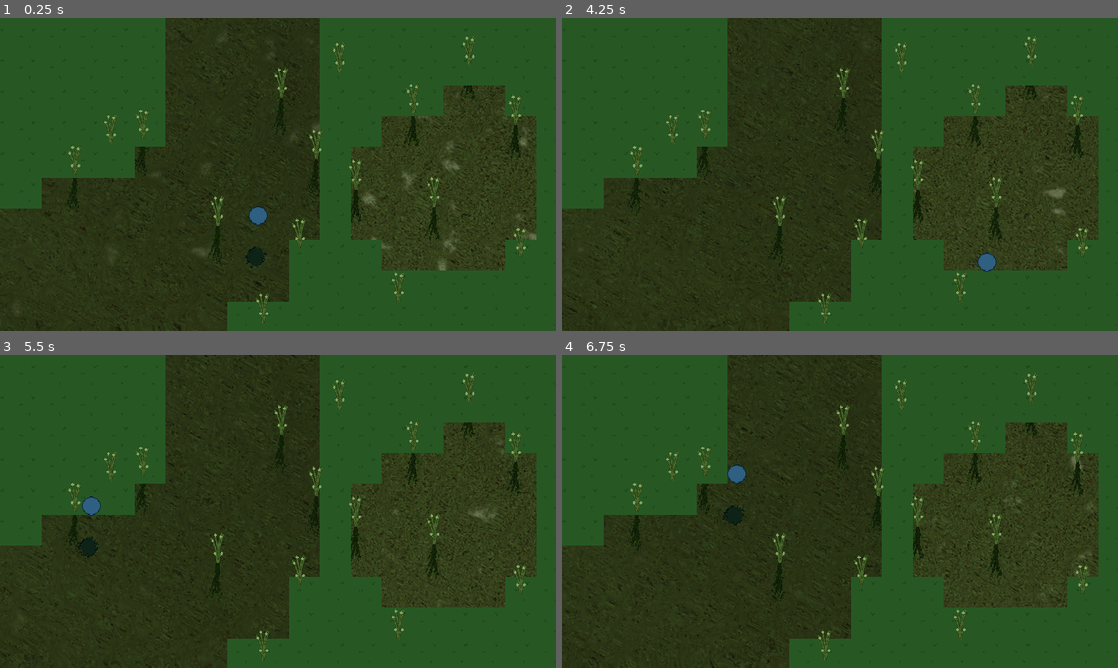
Above: before the commit, frames 1-4 (two rows, left to right).
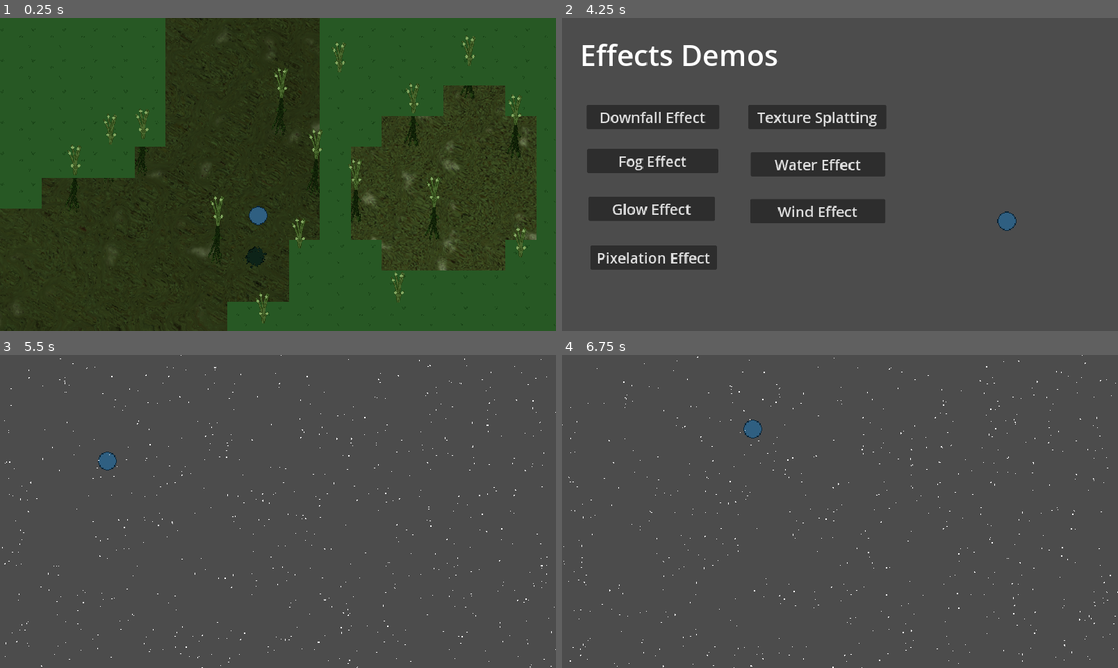
Above: after the commit, the same moments.

Repository: Cycrus/Godot-Special-Effects
Game: Godot game, scene res://water_effect/water_shading_scene.tscn
Two runs of this game, one before a commit and one after it. Both use one fixed random seed, a clock stepped at 60 frames per second and the inputs below. Before the commit the project has no main scene; this scene is started directly in both runs.
Inputs (mouse positions are in pixels of both pictures, inside the frame that each line leads up to):
- Up to frame 1 (0.25 s): no input
- Up to frame 2 (4.25 s): tap Enter at 0.5 s; move the mouse to (962, 158) at 0.52 s; move the mouse to (728, 190) at 1.27 s; move the mouse to (895, 105) at 2.02 s; move the mouse to (812, 237) at 2.77 s; move the mouse to (1006, 221) at 3.52 s; tap Escape at 4.15 s
- Up to frame 3 (5.5 s): click (88, 455) at 4.25 s, where only the run after the commit has a clickable "Downfall Effect"; move the mouse to (111, 464) at 5.02 s
- Up to frame 4 (6.75 s): move the mouse to (867, 511) at 5.77 s; move the mouse to (756, 433) at 6.52 s

The runs differ from the first frame. In frame 2, 96% of the frame differs, in the area x 0-100%, y 0-100%; in frame 3, 100%; in frame 4, 100%.

Commit message:
feat: Added main menu for effect selection. Also added mouse controlled player to every scene.

Diff:
--- a/downfall_effect/downfall_scene.tscn
+++ b/downfall_effect/downfall_scene.tscn
@@ -1,7 +1,8 @@
-[gd_scene load_steps=5 format=3 uid="uid://bpsk5ltje1qsq"]
+[gd_scene load_steps=6 format=3 uid="uid://bpsk5ltje1qsq"]
 
 [ext_resource type="PackedScene" uid="uid://cuduy3mvwor6x" path="res://downfall_effect/downfall_controller/downfall_overlay.tscn" id="1_74jot"]
 [ext_resource type="Texture2D" uid="uid://chsdcsnyviqfo" path="res://downfall_effect/example_resources/snowflake.png" id="2_nkyhg"]
+[ext_resource type="PackedScene" uid="uid://b72whg3ckcjsc" path="res://effect_selection/global_resources/player.tscn" id="3_2ddt4"]
 
 [sub_resource type="ParticleProcessMaterial" id="ParticleProcessMaterial_d2pqp"]
 particle_flag_disable_z = true
@@ -41,8 +42,9 @@
 [node name="Camera2D" type="Camera2D" parent="."]
 position = Vector2(584, 332)
 
+[node name="Player" parent="." instance=ExtResource("3_2ddt4")]
+
 [node name="Rain" parent="." instance=ExtResource("1_74jot")]
-visible = false
 position = Vector2(564, -44)
 particle_material = SubResource("ParticleProcessMaterial_d2pqp")
 width = 800.0
--- /dev/null
+++ b/effect_selection/effect_selection.gd
@@ -0,0 +1,28 @@
+extends Node2D
+
+func _on_downfall_pressed() -> void:
+	get_tree().change_scene_to_file("res://downfall_effect/downfall_scene.tscn")
+
+
+func _on_fog_pressed() -> void:
+	get_tree().change_scene_to_file("res://fog_effect/fog_scene.tscn")
+
+
+func _on_glow_pressed() -> void:
+	get_tree().change_scene_to_file("res://glow_effect/glow_scene.tscn")
+
+
+func _on_pixellation_pressed() -> void:
+	get_tree().change_scene_to_file("res://pixelation_effect/pixelation_shader_scene.tscn")
+
+
+func _on_texture_splatting_pressed() -> void:
+	get_tree().change_scene_to_file("res://texture_splatting_effect/texture_splatting_scene.tscn")
+
+
+func _on_water_pressed() -> void:
+	get_tree().change_scene_to_file("res://water_effect/water_shading_scene.tscn")
+
+
+func _on_wind_pressed() -> void:
+	get_tree().change_scene_to_file("res://wind_effect/wind_scene.tscn")
--- /dev/null
+++ b/effect_selection/effect_selection.tscn
@@ -0,0 +1,86 @@
+[gd_scene load_steps=3 format=3 uid="uid://cg8bvxp6ju6vt"]
+
+[ext_resource type="Script" path="res://effect_selection/effect_selection.gd" id="1_ebc3k"]
+[ext_resource type="PackedScene" uid="uid://b72whg3ckcjsc" path="res://effect_selection/global_resources/player.tscn" id="2_7ru2u"]
+
+[node name="EffectSelection" type="Node2D"]
+script = ExtResource("1_ebc3k")
+
+[node name="Camera2D" type="Camera2D" parent="."]
+position = Vector2(582, 335)
+
+[node name="CanvasLayer" type="CanvasLayer" parent="."]
+
+[node name="Label" type="Label" parent="CanvasLayer"]
+offset_left = 37.0
+offset_top = 35.0
+offset_right = 479.0
+offset_bottom = 121.0
+theme_override_font_sizes/font_size = 60
+text = "Effects Demos"
+
+[node name="Downfall" type="Button" parent="CanvasLayer"]
+offset_left = 51.0
+offset_top = 180.0
+offset_right = 326.0
+offset_bottom = 230.0
+theme_override_font_sizes/font_size = 30
+text = "Downfall Effect"
+
+[node name="Fog" type="Button" parent="CanvasLayer"]
+offset_left = 52.0
+offset_top = 271.0
+offset_right = 324.0
+offset_bottom = 321.0
+theme_override_font_sizes/font_size = 30
+text = "Fog Effect"
+
+[node name="Glow" type="Button" parent="CanvasLayer"]
+offset_left = 55.0
+offset_top = 370.0
+offset_right = 317.0
+offset_bottom = 420.0
+theme_override_font_sizes/font_size = 30
+text = "Glow Effect"
+
+[node name="Pixellation" type="Button" parent="CanvasLayer"]
+offset_left = 59.0
+offset_top = 471.0
+offset_right = 321.0
+offset_bottom = 521.0
+theme_override_font_sizes/font_size = 30
+text = "Pixelation Effect"
+
+[node name="Texture Splatting" type="Button" parent="CanvasLayer"]
+offset_left = 386.0
+offset_top = 180.0
+offset_right = 672.0
+offset_bottom = 230.0
+theme_override_font_sizes/font_size = 30
+text = "Texture Splatting"
+
+[node name="Water" type="Button" parent="CanvasLayer"]
+offset_left = 391.0
+offset_top = 278.0
+offset_right = 670.0
+offset_bottom = 328.0
+theme_override_font_sizes/font_size = 30
+text = "Water Effect"
+
+[node name="Wind" type="Button" parent="CanvasLayer"]
+offset_left = 390.0
+offset_top = 375.0
+offset_right = 670.0
+offset_bottom = 425.0
+theme_override_font_sizes/font_size = 30
+text = "Wind Effect"
+
+[node name="Player" parent="CanvasLayer" instance=ExtResource("2_7ru2u")]
+
+[connection signal="pressed" from="CanvasLayer/Downfall" to="." method="_on_downfall_pressed"]
+[connection signal="pressed" from="CanvasLayer/Fog" to="." method="_on_fog_pressed"]
+[connection signal="pressed" from="CanvasLayer/Glow" to="." method="_on_glow_pressed"]
+[connection signal="pressed" from="CanvasLayer/Pixellation" to="." method="_on_pixellation_pressed"]
+[connection signal="pressed" from="CanvasLayer/Texture Splatting" to="." method="_on_texture_splatting_pressed"]
+[connection signal="pressed" from="CanvasLayer/Water" to="." method="_on_water_pressed"]
+[connection signal="pressed" from="CanvasLayer/Wind" to="." method="_on_wind_pressed"]
--- /dev/null
+++ b/effect_selection/global_resources/global_button_input.gd
@@ -0,0 +1,15 @@
+extends Node2D
+
+var key_delay: float = 0.0
+
+func _input(event: InputEvent) -> void:
+	if event is InputEventKey and event.pressed and key_delay == 0.0:
+		if event.keycode == KEY_ESCAPE:
+			get_tree().change_scene_to_file("res://effect_selection/effect_selection.tscn")
+			key_delay = 3.0
+
+func _physics_process(delta: float) -> void:
+	if key_delay > 0.0:
+		key_delay -= delta
+	elif key_delay < 0.0:
+		key_delay = 0.0
--- /dev/null
+++ b/effect_selection/global_resources/global_button_input.tscn
@@ -0,0 +1,6 @@
+[gd_scene load_steps=2 format=3 uid="uid://b6qbhloquaep"]
+
+[ext_resource type="Script" path="res://effect_selection/global_resources/global_button_input.gd" id="1_x21yc"]
+
+[node name="GlobalButtonInput" type="Node2D"]
+script = ExtResource("1_x21yc")
--- a/wind_effect/example_resources/player.tscn
+++ b/effect_selection/global_resources/player.tscn
@@ -1,7 +1,7 @@
 [gd_scene load_steps=4 format=3 uid="uid://b72whg3ckcjsc"]
 
 [ext_resource type="Script" path="res://wind_effect/example_resources/player_behavior.gd" id="1_oxj2w"]
-[ext_resource type="Texture2D" uid="uid://dwam7c3y7tqf6" path="res://wind_effect/example_resources/player.png" id="2_bf0y5"]
+[ext_resource type="Texture2D" uid="uid://dwam7c3y7tqf6" path="res://effect_selection/global_resources/player.png" id="2_bf0y5"]
 
 [sub_resource type="RectangleShape2D" id="RectangleShape2D_35xmi"]
 size = Vector2(28, 14)
--- a/fog_effect/fog_scene.tscn
+++ b/fog_effect/fog_scene.tscn
@@ -1,6 +1,7 @@
-[gd_scene load_steps=7 format=3 uid="uid://bwv8g75gd1617"]
+[gd_scene load_steps=8 format=3 uid="uid://bwv8g75gd1617"]
 
 [ext_resource type="Shader" path="res://fog_effect/fog_shader/fog_shader.gdshader" id="2_4x2eq"]
+[ext_resource type="PackedScene" uid="uid://b72whg3ckcjsc" path="res://effect_selection/global_resources/player.tscn" id="2_75ufk"]
 
 [sub_resource type="FastNoiseLite" id="FastNoiseLite_t8qde"]
 
@@ -32,6 +33,8 @@
 [node name="Camera2D" type="Camera2D" parent="."]
 position = Vector2(584, 331)
 
+[node name="Player" parent="." instance=ExtResource("2_75ufk")]
+
 [node name="Fog" type="Sprite2D" parent="."]
 material = SubResource("ShaderMaterial_3mhin")
 position = Vector2(590.5, 327)
--- a/glow_effect/glow_scene.tscn
+++ b/glow_effect/glow_scene.tscn
@@ -1,7 +1,8 @@
-[gd_scene load_steps=4 format=3 uid="uid://b7u6ybrb8sbjo"]
+[gd_scene load_steps=5 format=3 uid="uid://b7u6ybrb8sbjo"]
 
 [ext_resource type="Texture2D" uid="uid://vjf0y2p8janw" path="res://glow_effect/example_resources/lighthouse.webp" id="1_2nbok"]
 [ext_resource type="Texture2D" uid="uid://c6xmnfpp8f02o" path="res://glow_effect/example_resources/light.webp" id="2_8kr2d"]
+[ext_resource type="PackedScene" uid="uid://b72whg3ckcjsc" path="res://effect_selection/global_resources/player.tscn" id="3_moj6e"]
 
 [sub_resource type="Environment" id="Environment_k4jl4"]
 background_mode = 3
@@ -46,3 +47,5 @@
 2. Create World Environment, set Background to Canvas and enable Glow.
 3. In the Sprite under Visibility set the Modulate raw color value to above 1.
 4. Modify the WorldEnvironment settings as needed."
+
+[node name="Player" parent="." instance=ExtResource("3_moj6e")]
--- a/pixelation_effect/pixelation_shader_scene.tscn
+++ b/pixelation_effect/pixelation_shader_scene.tscn
@@ -1,7 +1,8 @@
-[gd_scene load_steps=4 format=3 uid="uid://d6kkk1n2enuq"]
+[gd_scene load_steps=5 format=3 uid="uid://d6kkk1n2enuq"]
 
 [ext_resource type="Shader" path="res://pixelation_effect/pixelation_shader/pixelation_shader.gdshader" id="1_7vjry"]
 [ext_resource type="Texture2D" uid="uid://2lyo2v88b6lp" path="res://pixelation_effect/example_resources/skyline.jpg" id="2_alx87"]
+[ext_resource type="PackedScene" uid="uid://b72whg3ckcjsc" path="res://effect_selection/global_resources/player.tscn" id="3_q4ofg"]
 
 [sub_resource type="ShaderMaterial" id="ShaderMaterial_sec00"]
 shader = ExtResource("1_7vjry")
@@ -13,3 +14,5 @@
 material = SubResource("ShaderMaterial_sec00")
 position = Vector2(715, 254)
 texture = ExtResource("2_alx87")
+
+[node name="Player" parent="." instance=ExtResource("3_q4ofg")]
--- a/project.godot
+++ b/project.godot
@@ -11,7 +11,12 @@
 [application]
 
 config/name="EffectDemos"
+run/main_scene="res://effect_selection/effect_selection.tscn"
 config/features=PackedStringArray("4.3", "Forward Plus")
+
+[autoload]
+
+GlobalButtonInput="*res://effect_selection/global_resources/global_button_input.tscn"
 
 [display]
 
--- a/texture_splatting_effect/texture_splatting_scene.tscn
+++ b/texture_splatting_effect/texture_splatting_scene.tscn
@@ -1,10 +1,11 @@
-[gd_scene load_steps=7 format=3 uid="uid://bjtw7kr6fewoe"]
+[gd_scene load_steps=8 format=3 uid="uid://bjtw7kr6fewoe"]
 
 [ext_resource type="Shader" path="res://texture_splatting_effect/texture_splatting_shader/texture_splatting_shader.gdshader" id="1_wvh4e"]
 [ext_resource type="Texture2D" uid="uid://dlfxmegbknjjw" path="res://texture_splatting_effect/example_resources/texture_map.png" id="2_sf75s"]
 [ext_resource type="Texture2D" uid="uid://2shqoixmlmm3" path="res://texture_splatting_effect/example_resources/grass.png" id="3_h6suy"]
 [ext_resource type="Texture2D" uid="uid://yp5n41cyajda" path="res://texture_splatting_effect/example_resources/path.png" id="4_lhv6t"]
 [ext_resource type="Texture2D" uid="uid://d06ohidqdeiax" path="res://texture_splatting_effect/example_resources/water.png" id="5_ba8ye"]
+[ext_resource type="PackedScene" uid="uid://b72whg3ckcjsc" path="res://effect_selection/global_resources/player.tscn" id="6_ggdlt"]
 
 [sub_resource type="ShaderMaterial" id="ShaderMaterial_4g0bp"]
 shader = ExtResource("1_wvh4e")
@@ -22,3 +23,5 @@
 position = Vector2(437, 304)
 scale = Vector2(0.425, 0.425)
 texture = ExtResource("2_sf75s")
+
+[node name="Player" parent="." instance=ExtResource("6_ggdlt")]
--- a/water_effect/water_shading_scene.tscn
+++ b/water_effect/water_shading_scene.tscn
@@ -2,7 +2,7 @@
 
 [ext_resource type="Shader" path="res://water_effect/water_controller/water_shader.gdshader" id="1_421th"]
 [ext_resource type="Texture2D" uid="uid://d0lfkl4565iyq" path="res://water_effect/example_resources/sand.jpg" id="1_mr0ad"]
-[ext_resource type="PackedScene" uid="uid://b72whg3ckcjsc" path="res://wind_effect/example_resources/player.tscn" id="1_mw6tm"]
+[ext_resource type="PackedScene" uid="uid://b72whg3ckcjsc" path="res://effect_selection/global_resources/player.tscn" id="1_mw6tm"]
 [ext_resource type="PackedScene" uid="uid://ccfi31mwtu1sw" path="res://water_effect/water_controller/water.tscn" id="5_8djwa"]
 [ext_resource type="Texture2D" uid="uid://waucc7qdy8ag" path="res://water_effect/example_resources/grass_texture.png" id="6_48kfh"]
 [ext_resource type="Texture2D" uid="uid://r3v35i8jdvks" path="res://water_effect/example_resources/long_grass.png" id="6_jrmyk"]
@@ -96,7 +96,7 @@
 shader_parameter/scroll2 = Vector2(-0.057, 0.093)
 shader_parameter/distortion_strength = 0.1
 shader_parameter/tone_color = Color(0.217793, 0.299641, 0.148883, 1)
-shader_parameter/top_color = Color(0.721569, 0.721569, 0.721569, 0.156863)
+shader_parameter/top_color = Color(1, 1, 1, 0.145098)
 shader_parameter/light_start = 0.36
 shader_parameter/light_end = 0.865
 shader_parameter/pixel_number = 0.0
Renamed: wind_effect/example_resources/player.png -> effect_selection/global_resources/player.png
Not shown, changed: effect_selection/global_resources/player.png.import
Not shown, changed: wind_effect/wind_scene.tscn
